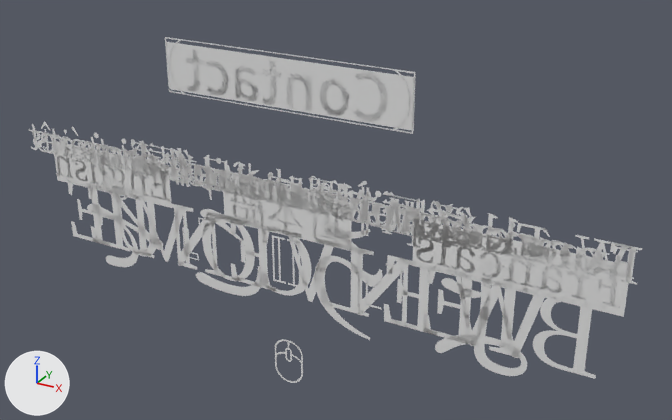
Two versions of the glTF model static/models/keshiki.glb, one commit apart.
Rendered twice from a 50 mm lens placed at (8.73, -13.86, 7.24), pointed at (0.77, 0.61, 0.0). The lights are fixed; the arrows at lower left show +X, +Y and +Z. Where no turn or scale is listed for an object, it has been applied to the vertices.

The scene before the commit, as lines of its bpy script (objects in view):
```python
ob_bienvenue_001 = bpy.data.objects.new('bienvenue.001', me_text_143)
ob_bienvenue_001.parent = ob_message
ob_bienvenue_001.location = (-0.678, 0.0, 0.0)
ob_bienvenue_001.scale = (0.715, 0.715, 0.715)
ob_bienvenue_002 = bpy.data.objects.new('bienvenue.002', me_text_144)
ob_bienvenue_002.parent = ob_message
ob_bienvenue_002.location = (-0.356, 0.0, 0.0)
ob_bienvenue_002.scale = (0.715, 0.715, 0.715)
ob_bienvenue_003 = bpy.data.objects.new('bienvenue.003', me_text_145)
ob_bienvenue_003.parent = ob_message
ob_bienvenue_003.location = (0.0108, 0.0, 0.0)
ob_bienvenue_003.scale = (0.715, 0.715, 0.715)
ob_bienvenue_004 = bpy.data.objects.new('bienvenue.004', me_text_146)
ob_bienvenue_004.parent = ob_message
ob_bienvenue_004.location = (0.469, 0.0, 0.0)
ob_bienvenue_004.scale = (0.715, 0.715, 0.715)
ob_english_001 = bpy.data.objects.new('english.001', me_text_138)
ob_english_001.location = (-4.36, 0.0, 0.06)
ob_welcome_002 = bpy.data.objects.new('welcome.002', me_text_140)
ob_welcome_002.parent = ob_message
ob_welcome_002.location = (-0.0821, 0.0, 0.0)
ob_welcome_002.scale = (0.715, 0.715, 0.715)
ob_welcome_003 = bpy.data.objects.new('welcome.003', me_text_141)
ob_welcome_003.parent = ob_message
ob_welcome_003.location = (0.304, 0.0, 0.0)
ob_welcome_003.scale = (0.715, 0.715, 0.715)
ob_welcome_004 = bpy.data.objects.new('welcome.004', me_text_142)
ob_welcome_004.parent = ob_message
ob_welcome_004.location = (0.593, 0.0, 0.0)
ob_welcome_004.scale = (0.715, 0.715, 0.715)
ob_youkoso = bpy.data.objects.new('youkoso', me_text_132)
ob_youkoso.parent = ob_message
ob_youkoso.location = (0.0, 0.0, 0.0)
# also in view: 'francais.003' at (-0.02, 0.0, 0.52); 'nihongo1.002' at (0.0, 0.0, 0.42); 'youkoso.003' at (-4.11, 0.0, -1.13); 'englishHitbox' at (-4.35, 0.0, 0.01); 'francais.002' at (0.0, 0.0, 0.44)
```
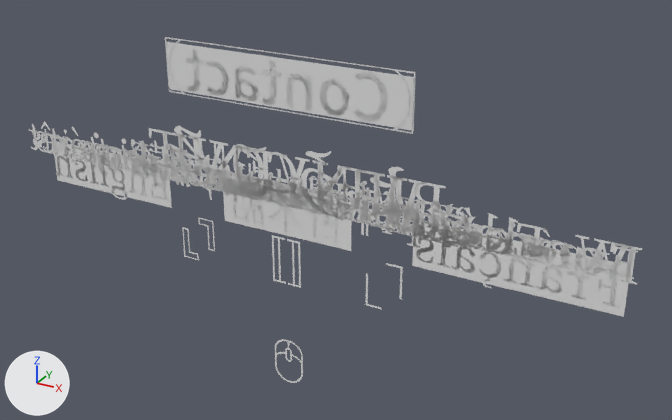
Commit message: Welcome message + about toggle on 景色

Boxes (x1, y1, x2, y2) around the edits, measured in the pictures (672 x 420 px):
'welcome.001', moved, rescaled (48% narrower, 46% shorter)
    before: (384, 255, 555, 358)
    after: (336, 165, 425, 220)
'bienvenue.001', moved, rescaled (52% narrower, 47% shorter)
    before: (489, 281, 605, 379)
    after: (391, 176, 446, 227)
'bienvenue.004', moved, rescaled (41% narrower, 43% shorter)
    before: (67, 179, 225, 277)
    after: (149, 128, 242, 183)
'welcome.003', moved, rescaled (41% narrower, 43% shorter)
    before: (128, 193, 255, 281)
    after: (189, 136, 264, 186)
'bienvenue.002', moved, rescaled (48% narrower, 48% shorter)
    before: (351, 247, 483, 347)
    after: (317, 162, 385, 214)
'youkoso', moved, rescaled (48% narrower, 43% shorter)
    before: (435, 262, 527, 376)
    after: (368, 167, 415, 231)
'bienvenue.003', moved, rescaled (43% narrower, 44% shorter)
    before: (230, 217, 342, 302)
    after: (247, 148, 310, 195)
'welcome.002', moved, rescaled (44% narrower, 45% shorter)
    before: (262, 227, 370, 317)
    after: (268, 152, 328, 201)
'youkoso.003', moved, rescaled (38% narrower, 38% shorter)
    before: (87, 174, 163, 267)
    after: (165, 125, 212, 182)
'youkoso.001', moved, rescaled (45% narrower, 42% shorter)
    before: (314, 226, 382, 340)
    after: (301, 151, 338, 217)
'youkoso.002', moved, rescaled (40% narrower, 41% shorter)
    before: (196, 209, 262, 296)
    after: (232, 144, 271, 195)
'welcome.004', moved, rescaled (43% narrower, 39% shorter)
    before: (88, 184, 131, 252)
    after: (164, 131, 188, 172)

What changed in the scene script:
```text
Change ob_bienvenue_001:
    ob_bienvenue_001.location: (-0.678, 0.0, 0.0) -> (-0.356, 0.238, 0.0)
    ob_bienvenue_001.scale: (0.715, 0.715, 0.715) -> (0.392, 0.392, 0.392)
Change ob_bienvenue_002:
    ob_bienvenue_002.location: (-0.356, 0.0, 0.0) -> (-0.18, 0.238, 0.0)
    ob_bienvenue_002.scale: (0.715, 0.715, 0.715) -> (0.392, 0.392, 0.392)
Change ob_bienvenue_003:
    ob_bienvenue_003.location: (0.0108, 0.0, 0.0) -> (0.0213, 0.238, 0.0)
    ob_bienvenue_003.scale: (0.715, 0.715, 0.715) -> (0.392, 0.392, 0.392)
Change ob_bienvenue_004:
    ob_bienvenue_004.location: (0.469, 0.0, 0.0) -> (0.272, 0.238, 0.0)
    ob_bienvenue_004.scale: (0.715, 0.715, 0.715) -> (0.392, 0.392, 0.392)
Change ob_welcome_002:
    ob_welcome_002.location: (-0.0821, 0.0, 0.0) -> (-0.0381, 0.238, 0.0)
    ob_welcome_002.scale: (0.715, 0.715, 0.715) -> (0.392, 0.392, 0.392)
Change ob_welcome_003:
    ob_welcome_003.location: (0.304, 0.0, 0.0) -> (0.174, 0.238, 0.0)
    ob_welcome_003.scale: (0.715, 0.715, 0.715) -> (0.392, 0.392, 0.392)
Change ob_welcome_004:
    ob_welcome_004.location: (0.593, 0.0, 0.0) -> (0.332, 0.238, 0.0)
    ob_welcome_004.scale: (0.715, 0.715, 0.715) -> (0.392, 0.392, 0.392)
Change ob_youkoso:
    ob_youkoso.location: (0.0, 0.0, 0.0) -> (-0.00153, 0.238, 0.0)
    ob_youkoso.scale: (1.0, 1.0, 1.0) -> (0.548, 0.548, 0.548)
Change ob_youkoso_001:
    ob_youkoso_001.location: (-0.173, 0.0, 0.0) -> (-0.0966, 0.238, 0.0)
    ob_youkoso_001.scale: (1.0, 1.0, 1.0) -> (0.548, 0.548, 0.548)
Change ob_youkoso_002:
    ob_youkoso_002.location: (0.0, 0.0, 0.0) -> (-0.00153, 0.238, 0.0)
    ob_youkoso_002.scale: (1.0, 1.0, 1.0) -> (0.548, 0.548, 0.548)
Change ob_youkoso_003:
    ob_youkoso_003.location: (0.0, 0.0, 0.0) -> (-0.00153, 0.238, 0.0)
    ob_youkoso_003.scale: (1.0, 1.0, 1.0) -> (0.548, 0.548, 0.548)
Change ob_welcome_001:
    ob_welcome_001.location: (-0.483, 0.0, 0.0) -> (-0.258, 0.238, 0.0)
    ob_welcome_001.scale: (0.715, 0.715, 0.715) -> (0.392, 0.392, 0.392)
```
